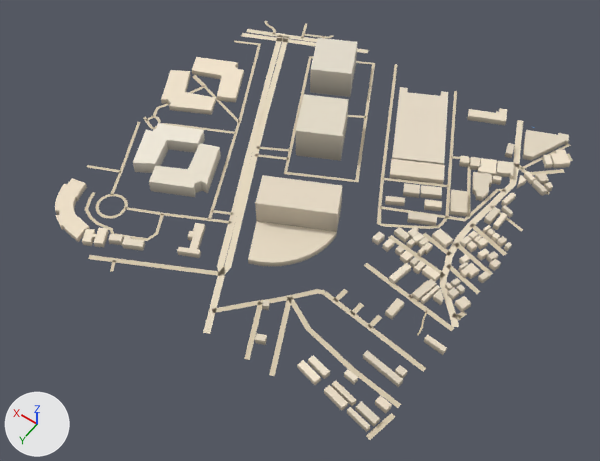
What one commit did to the glTF model public/assets/bengaluru-region-v1/tiles/t18_-29-l0.glb.
Rendered twice from a camera (50 mm lens) standing at (8859.0, -13674.0, 790.0) and looking at (9231.0, -14194.0, -28.0). The lights are fixed; the arrows at lower left show +X, +Y and +Z. The older version comes first. Vertices at exactly the same position are counted once.

The older version as bpy lines, for what is in view:
```python
me_building = bpy.data.meshes.new('building')
me_building.from_pydata(...)  # 1068 vertices, 1412 faces; spans x -7.0..528.0, y -6.0..495.0, z 0.0..45.0
me_building.materials.append(mat_building)
me_ground = bpy.data.meshes.new('ground')
me_ground.from_pydata(...)  # 770 vertices, 638 faces; spans x -3.0..502.0, y -4.0..503.0, z 1.0
me_ground.materials.append(mat_ground)
# before: 20 (144.0, 258.0, 1.0) at pixel (381, 223), 21 (148.0, 262.0, 1.0) at pixel (376, 223)
# before: 124 (474.0, 289.0, 1.0), 125 (475.0, 284.0, 1.0) at pixel (160, 123), 152 (495.0, 293.0, 1.0) at pixel (145, 120), 153 (493.0, 289.0, 1.0) at pixel (147, 119), 154 (501.0, 290.0, 1.0) at pixel (143, 117)
# before: 155 (499.0, 287.0, 1.0) at pixel (145, 116), 168 (501.0, 396.0, 1.0) at pixel (87, 164), 169 (499.0, 399.0, 1.0) at pixel (86, 167), 170 (480.0, 386.0, 1.0) at pixel (104, 167), 171 (478.0, 390.0, 1.0) at pixel (103, 169)
# before: 742 (498.0, 298.0, 1.0) at pixel (140, 121), 743 (502.0, 299.0, 1.0) at pixel (137, 121), 744 (484.0, 324.0, 1.0) at pixel (134, 137), 745 (488.0, 326.0, 1.0) at pixel (131, 137), 746 (470.0, 351.0, 1.0) at pixel (128, 154)
# before: 747 (474.0, 353.0, 1.0) at pixel (125, 154)
ob_building = bpy.data.objects.new('building', me_building)
ob_building.location = (9000.0, -14500.0, 0.0)
ob_ground = bpy.data.objects.new('ground', me_ground)
ob_ground.location = (9000.0, -14500.0, 0.0)
```
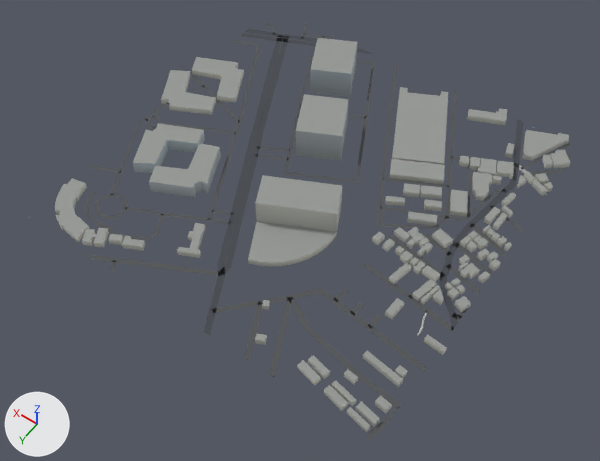
The change in detail:
me_building is used by ob_building; location (9000.0, -14500.0, 0.0).
me_building had 1068 vertices, 1412 faces and spanned x -7.0..528.0, y -6.0..495.0, z 0.0..45.0.
me_building now has 1068 vertices, 1752 faces and spans x -7.0..528.0, y -6.0..495.0, z 0.0..45.0.
me_building part 1: 1412 kept faces spanning x -7.0..528.0, y -6.0..495.0, z 0.0..45.0 get new vertex colours.
Edits to the shape of me_building do not show in these pictures.
me_ground is used by ob_ground; location (9000.0, -14500.0, 0.0).
Verts and faces of me_ground; kept vertices keep their numbers, new ones are numbered from 770.
me_ground had 770 vertices, 638 faces and spanned x -3.0..502.0, y -4.0..503.0, z 1.0.
me_ground now has 800 vertices, 662 faces and spans x 0.0..500.0, y 0.0..500.0, z 1.0.
me_ground part 2: the loose piece of 4 vertices spanning x -3.0..11.0, y 463.0..501.0, z 1.0 is rebuilt with 7 vertices and now spans x 0.0..11.0, y 451.0..500.0, z 1.0.
Part 3, on me_ground:
41 vertices are removed from x -3.0..502.0, y -4.0..503.0, z 1.0.
51 faces are deleted.
5 vertices in x 47.0..362.0, y 1.0..501.0, z 1.0 move by (0.0, -1.0, 0.0).
4 vertices in x 186.0..439.0, y 1.0..66.0, z 1.0 move by (1.0, -1.0, 0.0).
3 vertices in x 39.0..358.0, y -1.0..499.0, z 1.0 move by (0.0, 1.0, 0.0).
3 vertices in x 142.0..180.0, y 81.0..468.0, z 1.0 move by (3.0, -6.0, 0.0).
34 vertices move from x -1.0..502.0, y -2.0..502.0, z 1.0 to x 0.0..500.0, y 0.0..500.0, z 1.0.
68 vertices are added at x 0.0..500.0, y 0.0..500.0, z 1.0.
72 new faces join them.
Part 4, on me_ground:
Vertex 21 moves to (147.0, 262.0, 1.0), pixel (377, 224).
Vertex 20 moves to (145.0, 258.0, 1.0), pixel (380, 222).
Part 5, on me_ground:
Vertices deleted: 154 (with the faces that use them).
Vertex 125 moves to (474.0, 284.0, 1.0), pixel (160, 123).
Vertex 124 moves to (475.0, 289.0, 1.0), pixel (157, 125).
Vertex 155 moves to (500.0, 291.0, 1.0), pixel (143, 118).
Vertex 168 moves to (500.0, 395.0, 1.0), pixel (88, 165).
Vertex 169 moves to (500.0, 400.0, 1.0), pixel (85, 167).
Vertex 171 moves to (487.0, 394.0, 1.0), pixel (96, 168).
Vertex 170 moves to (488.0, 390.0, 1.0), pixel (97, 166).
Vertex 742 moves to (500.0, 294.0, 1.0), pixel (141, 119).
Vertex 747 moves to (476.0, 349.0, 1.0), pixel (126, 151).
Vertex 743 moves to (500.0, 303.0, 1.0), pixel (137, 123).
Vertex 745 moves to (492.0, 318.0, 1.0), pixel (133, 132).
Vertex 744 moves to (489.0, 316.0, 1.0), pixel (136, 132).
Vertex 746 moves to (473.0, 347.0, 1.0), pixel (129, 151).
New vertex 781 is at (500.0, 286.0, 1.0), pixel (145, 116).
New faces: (153, 781, 155).
me_ground part 6: 584 kept faces spanning x 0.0..500.0, y 0.0..500.0, z 1.0 get new vertex colours; the middle colour goes from beige #d7c9ae to dark grey #535556.

Location of each change, [x1, y1, x2, y2] in pixels of the pictures (600 x 461 px; the box of a moved part takes in the faces that stretch with it):
'ground', reshaped (11% wider): before [85, 21, 573, 440]; after [28, 21, 572, 440]
part 1 of me_building, recoloured (darker): [55, 38, 570, 432] in both
part 2 of me_ground, rebuilt (10% wider, 18% taller): before [366, 413, 395, 440]; after [366, 408, 398, 440]
part 3 of me_ground, moved or reshaped: before [88, 24, 573, 376]; after [28, 23, 572, 377]
part 4 of me_ground, moved or reshaped: [377, 207, 383, 226] in both
part 5 of me_ground, moved or reshaped: before [87, 117, 171, 173]; after [86, 116, 171, 172]
part 6 of me_ground, recoloured: [85, 21, 571, 408] in both
